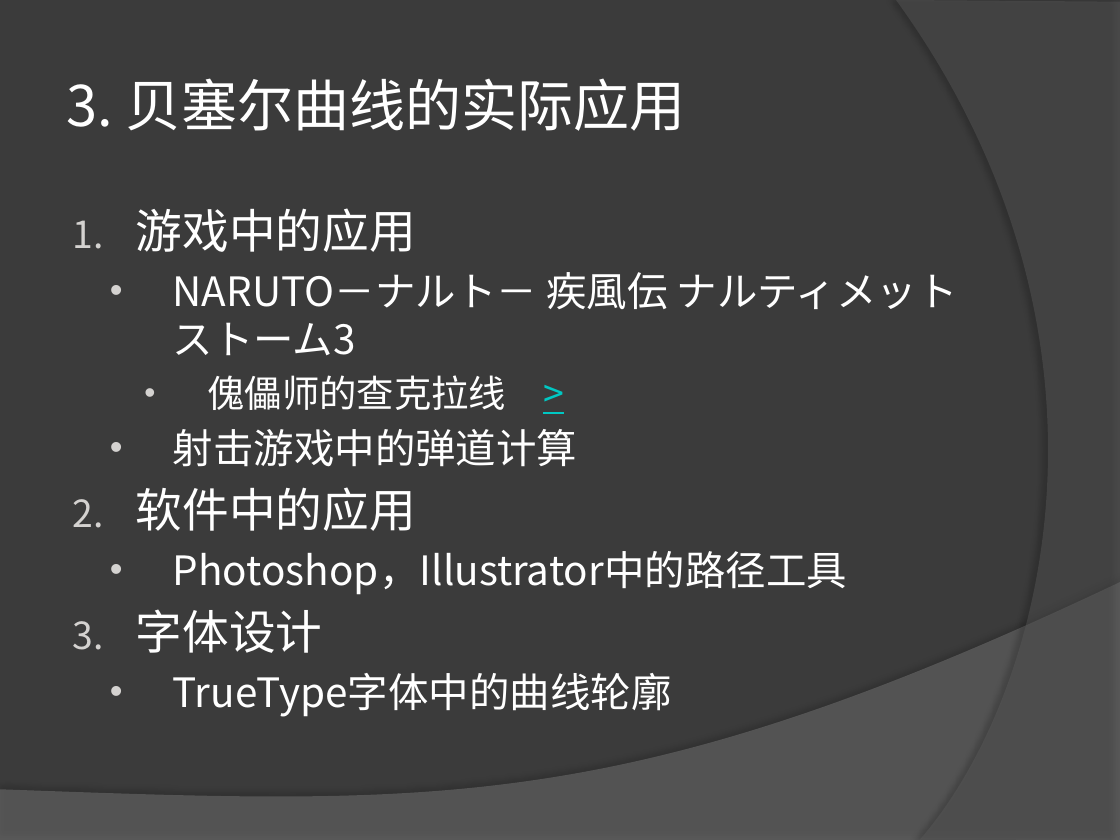
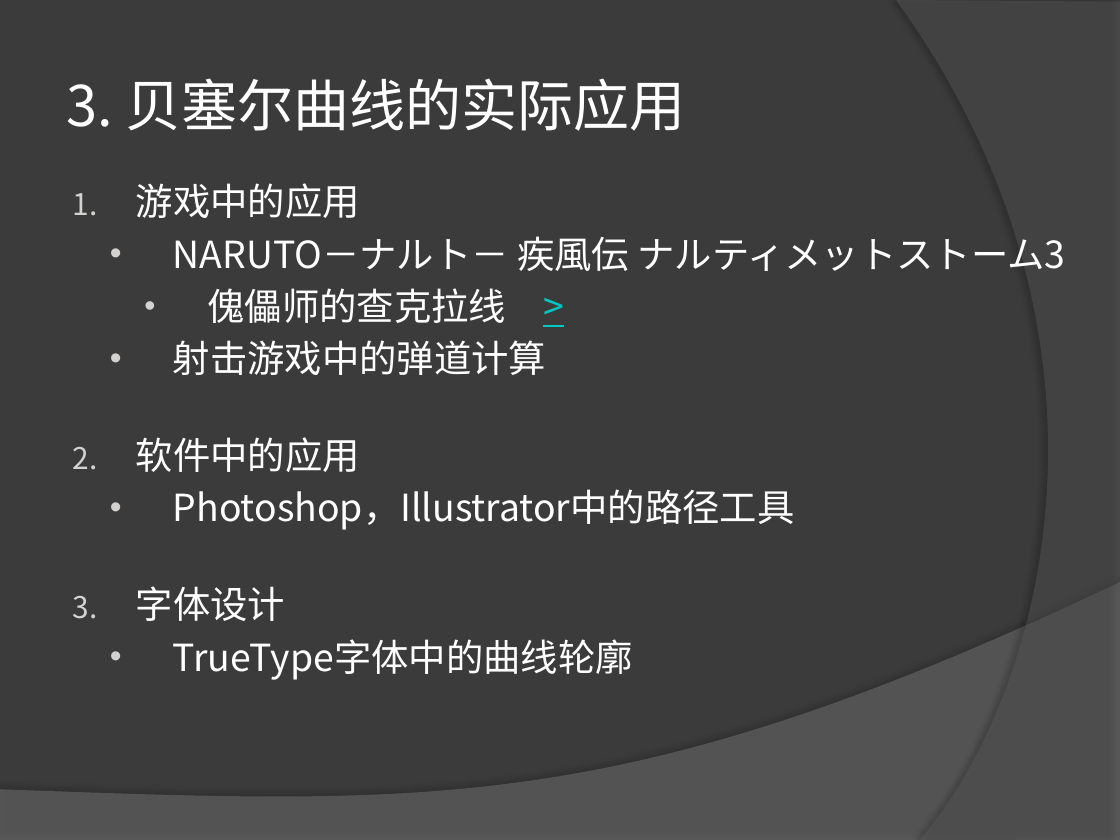
Before and after one commit to LEAVESZJ/BezierCurve, a slide deck: slide 8 of PPT/关于贝塞尔曲线等速移动问题的说明.pptx. Drawn at 1120x840 pixels with LibreOffice and Linux fonts; fonts in the diff are those of the drawing. Boxes give left, top, right and bottom in pixels: in the first picture for what was removed or moved away, otherwise in the second. Text is boxed around its words. In the diff, an @@ line names an element or a change of style, - is before the commit and + after.

```diff
--- a/PPT/关于贝塞尔曲线等速移动问题的说明.pptx
+++ b/PPT/关于贝塞尔曲线等速移动问题的说明.pptx
@@ text "游戏中的应用": place and size @@
-text "游戏中的应用" at (136, 208, 958, 717)
+text "游戏中的应用" at (136, 183, 1066, 680)
@@ text at (136, 183, 1066, 680): size 30 to 24 pt in "游戏中的应用", "软件中的应用", "字体设计"; size 26 to 24 pt in "NARUTO－ナルト－ 疾風伝 ナルティメットストーム3", "射击游戏中的弹道计算", "Photoshop，Illustrator中的路径工具", "TrueType字体中的曲线轮廓"; less space between paragraphs @@
```
Also in this commit, not shown: 5 other slides changed, 4 slides added.
